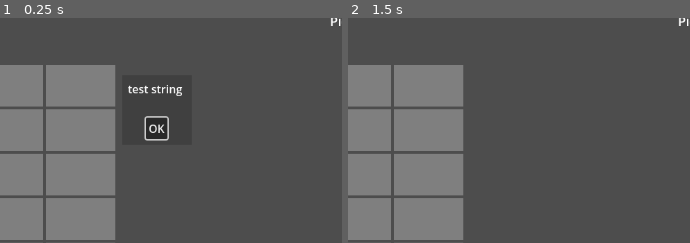
Above: before the commit, frames 1-2 (left to right).
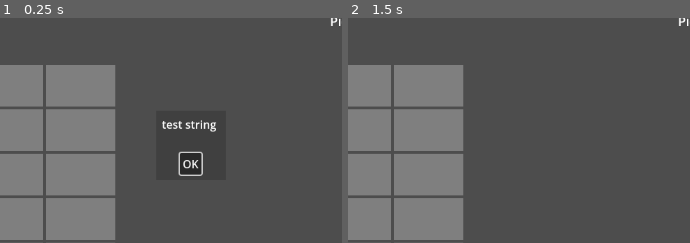
Above: after the commit, the same moments.

Repository: AlexanderHarrison/trillionaire
Game: Godot game, scene res://root.tscn
Same seed, same stepped clock (60 frames per second), same inputs: the game is played once before the commit and once after it.
Inputs (mouse positions are % of the whole screen's width and height, from its top left):
- Up to frame 1 (0.25 s): no input
- Up to frame 2 (1.5 s): click "OK" at 0.5 s; tap Enter at 1.25 s; move the mouse to (91, 10) at 1.27 s; click (91, 10) at 1.42 s
The pictures show only the part of the screen within x 35-85%, y 30-80%; the shares and areas given below are measured in that part.

The runs differ from the first frame. In frame 1, 1.9% of the frame differs, in the area x 37-64%, y 29-71%; in frame 2, nothing differs.

Commit message:
Attempted to center popup

Diff:
--- a/popup_dialog.gd
+++ b/popup_dialog.gd
@@ -3,4 +3,5 @@
 
 func init(text: String):
 	$AcceptDialog.set_text(text)
+	$AcceptDialog.position = self.get_screen_position()
 	$AcceptDialog.visible = true
--- a/popup_dialog.tscn
+++ b/popup_dialog.tscn
@@ -8,18 +8,19 @@
 anchor_top = 0.5
 anchor_right = 0.5
 anchor_bottom = 0.5
-offset_left = -576.0
-offset_top = -324.0
-offset_right = 574.0
-offset_bottom = 326.0
+offset_left = -575.0
+offset_top = -325.0
+offset_right = 575.0
+offset_bottom = 325.0
 grow_horizontal = 2
 grow_vertical = 2
+size_flags_horizontal = 4
+size_flags_vertical = 4
 script = ExtResource("1_ctf5e")
 
 [node name="AcceptDialog" type="AcceptDialog" parent="."]
-initial_position = 1
 title = ""
-visible = true
+exclusive = false
 unresizable = true
 borderless = true
 popup_window = true
--- a/root.tscn
+++ b/root.tscn
@@ -18,9 +18,7 @@
 scale = Vector2(0.5, 0.5)
 
 [node name="popup_dialog" parent="." instance=ExtResource("4_d3465")]
-offset_left = 0.0
-offset_top = 0.0
-offset_right = 0.0
-offset_bottom = 0.0
+offset_left = 575.0
+offset_top = 325.0
 size_flags_horizontal = 4
 size_flags_vertical = 4
